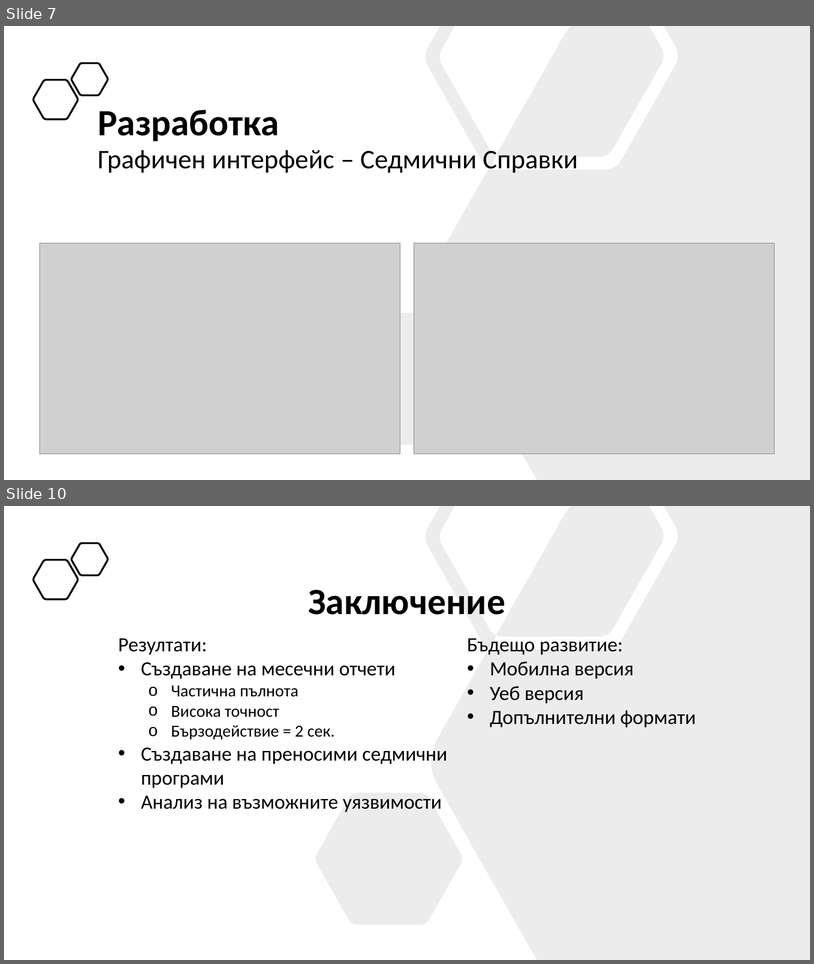
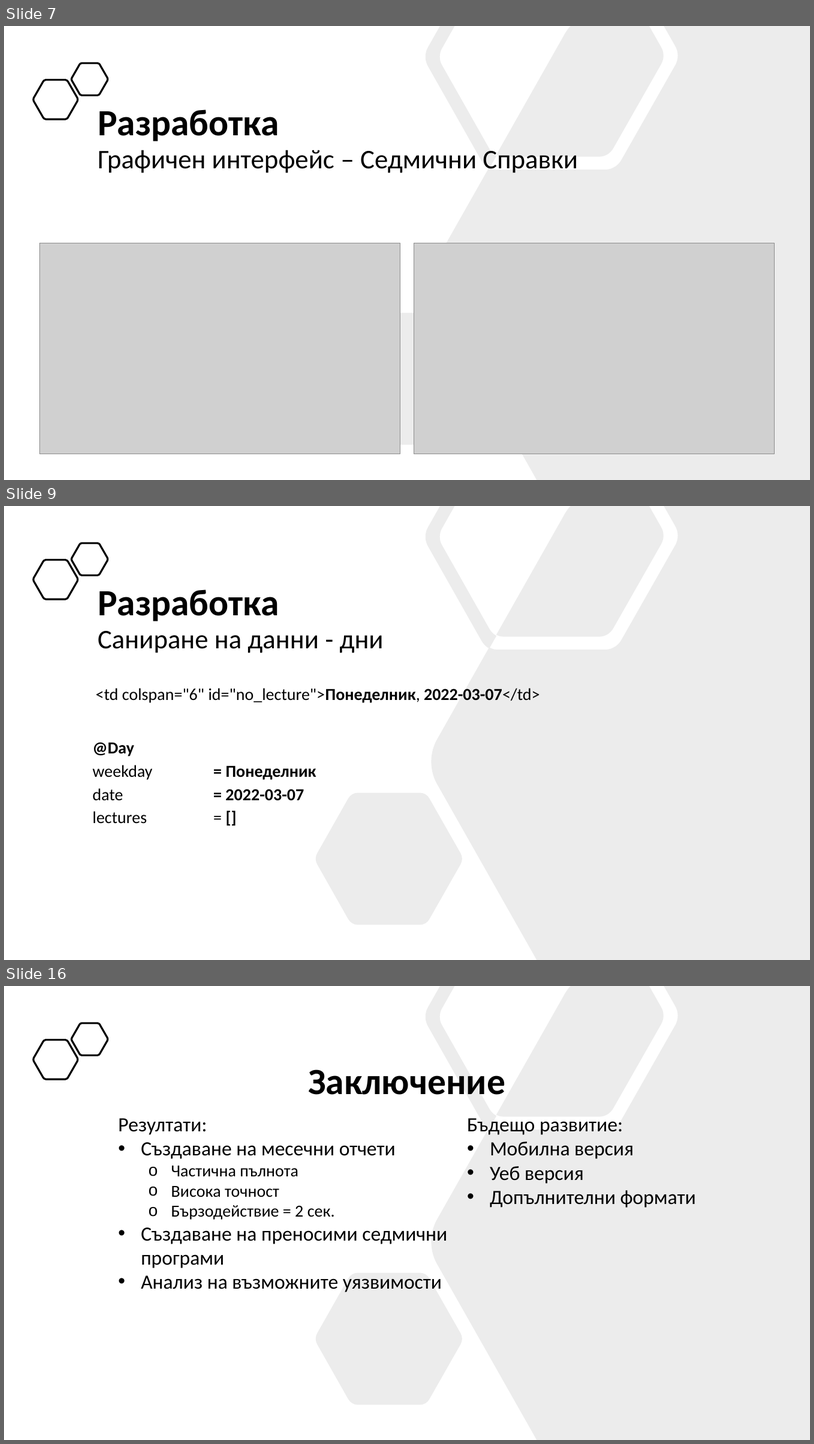
Before and after one commit to nikolaizhnikolov/NVNA-Schedule-Exporter, a slide deck: docs/Дипломна_Работа_62620113.pptx. Shown one above the other, each under a label of ours: slides 7 and 10 before the commit, slides 7, 9 and 16 after it; the slides between them are not shown. The pictures are 814x964 and 814x1444 pixels, drawn with LibreOffice and Linux fonts; fonts in the diff are those of the drawing; grey boxes stand for pictures. Boxes give left, top, right and bottom in pixels: in the first picture for what was removed or moved away, otherwise in the second. Text is boxed around its words. In the diff, an @@ line names an element or a change of style, - is before the commit and + after.

```diff
--- a/docs/Дипломна_Работа_62620113.pptx
+++ b/docs/Дипломна_Работа_62620113.pptx
@@ slide 9 added at [4,506,810,960], background #FFFFFF @@
@@ freeform shape added at [316,506,810,960], fill #808080 at 15% opacity @@
@@ freeform shape added at [72,543,108,575], outline #000000 2.25 pt @@
@@ freeform shape added at [33,560,78,599], outline #000000 2.25 pt @@
@@ text added at [98,589,279,621], 44 pt, text #000000, bold @@
+Разработка
@@ text added at [98,631,384,653], 32 pt, text #000000 @@
+Саниране на данни - дни
@@ text added at [96,688,540,703], 20 pt, text #000000 @@
+<td colspan="6" id="no_lecture">Понеделник, 2022-03-07</td>
@@ text added at [93,742,317,801], 20 pt, text #000000, bold @@
+@Day
+weekday = Понеделник
+date = 2022-03-07
+lectures = []
@@ what was slide 10 is now slide 16 @@
```
Also in this commit, not shown: 1 slide changed, 7 other slides added, 2 slides removed, 1 other file.
